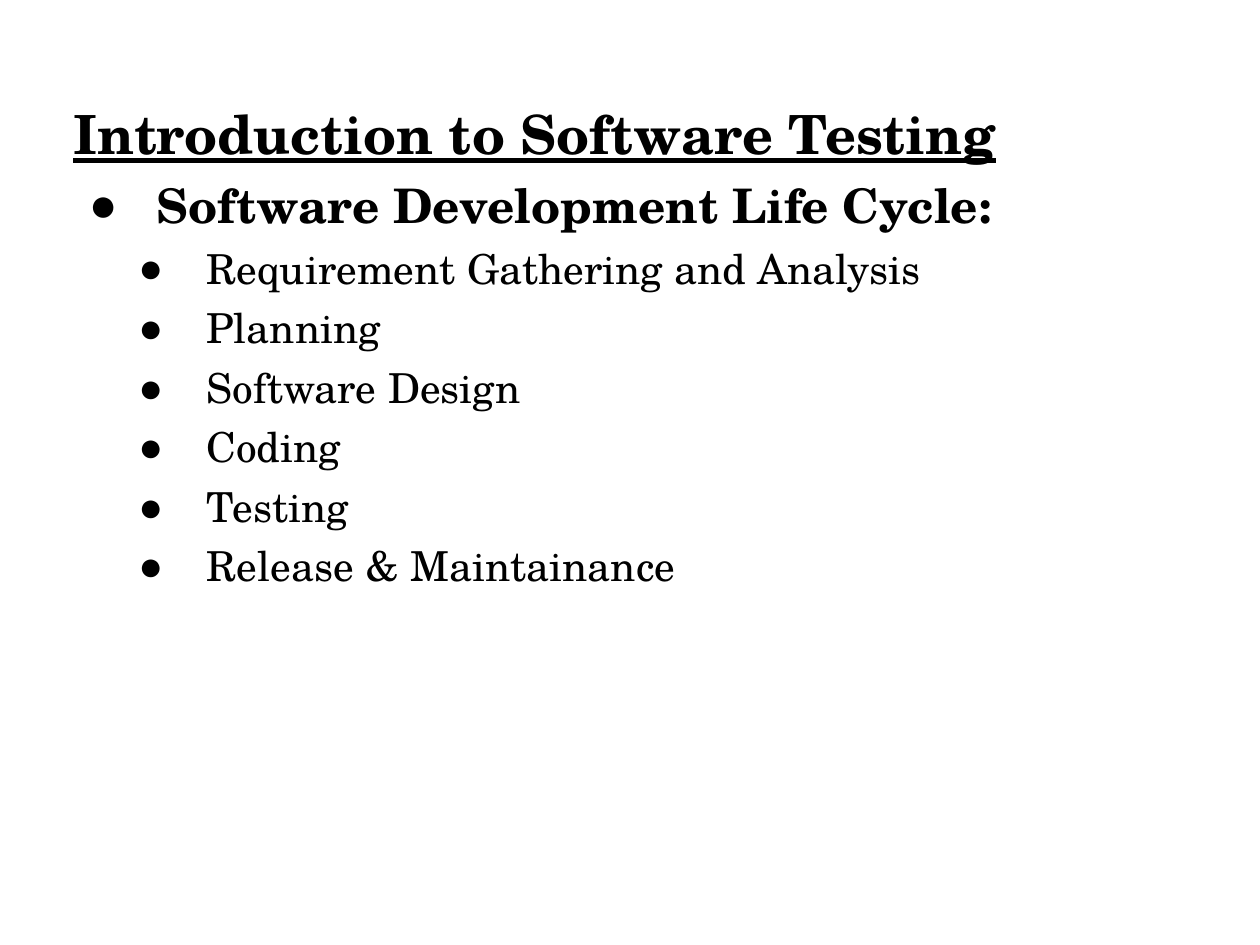
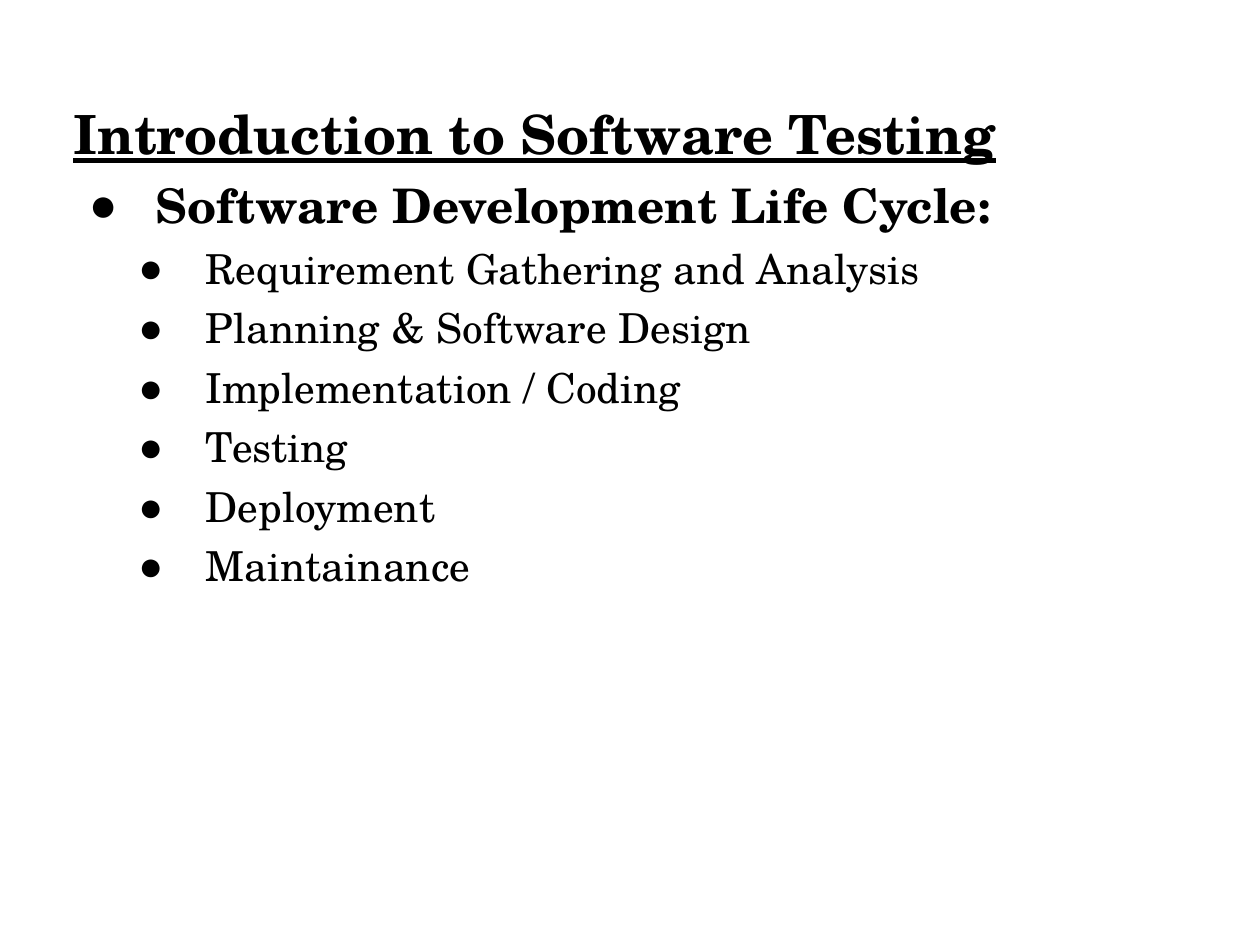
Before and after one commit to vprem99/Framework, a slide deck: slide 18 of Module1.ppt (slide 12 before the commit). Drawn at 1260x945 pixels with LibreOffice and Linux fonts; fonts in the diff are those of the drawing. Boxes give left, top, right and bottom in pixels: in the first picture for what was removed or moved away, otherwise in the second. Text is boxed around its words. In the diff, an @@ line names an element or a change of style, - is before the commit and + after.

```diff
--- a/Module1.ppt
+++ b/Module1.ppt
@@ text at (156,188,990,471): indent changed @@
@@ text at (206,312,750,412): text changed @@
-    ● Planning
-    ● Software Design
-    ● Coding
+    ● Planning & Software Design
+    ● Implementation / Coding
@@ text at (206,491,471,582): text changed @@
-    ● Release & Maintainance
+    ● Deployment
+    ● Maintainance
```
Also in this commit, not shown: 31 other slides changed, 14 slides added.
